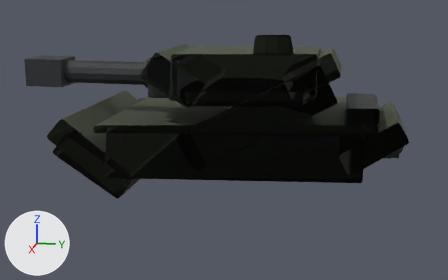
One commit to the glTF model assets/models/map_units/map_unit_library.glb: the scene before it, then after it.
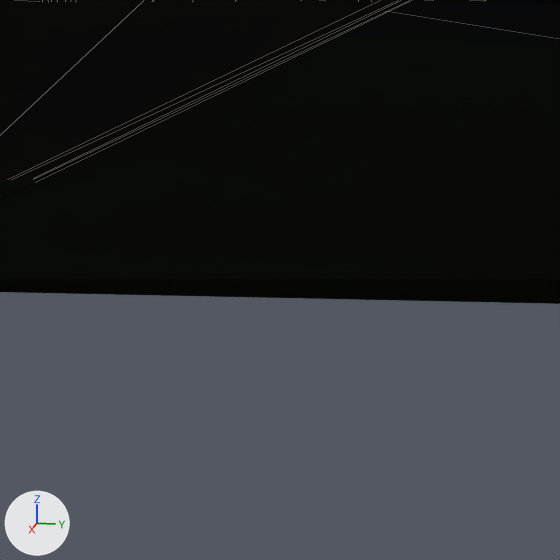
Each version appears first whole from a 50 mm camera at (13.41, 2.25, 4.35) aimed at (-0.63, -0.56, 0.84), and next in a close-up on the part from 47% to 66% of the width and 48% to 79% of the height. Lighting does not change. The marker at lower left points along +X, +Y and +Z. The last two pictures show the newer version. The close-ups show mesh edges as thin lines. Everything nearer to the camera than a plane just in front of the edit is cut away.

The older version as bpy lines, for what is in view:
```python
me_tank_hull_mesh = bpy.data.meshes.new('tank_hull_mesh')
me_tank_hull_mesh.from_pydata(...)  # 336 vertices, 648 faces; spans x -3.1..3.1, y -3.87..3.56, z 0.16..1.99
# faces by material slot: [432, 216]
me_tank_hull_mesh.materials.append(mat_tankhull)  # greyish green #4a5140
me_tank_hull_mesh.materials.append(mat_tanksteel)  # dark grey #3c3d3f
me_tank_track_left_mesh = bpy.data.meshes.new('tank_track_left_mesh')
me_tank_track_left_mesh.from_pydata(...)  # 176 vertices, 312 faces; spans x -3.3..-2.2, y -3.77..3.77, z 0.13..1.29
# faces by material slot: [24, 288]
me_tank_track_left_mesh.materials.append(mat_tanktrack)  # black #24272b
me_tank_track_left_mesh.materials.append(mat_tanksteel)  # dark grey #3c3d3f
me_tank_wreck_mesh = bpy.data.meshes.new('tank_wreck_mesh')
me_tank_wreck_mesh.from_pydata(...)  # 280 vertices, 540 faces; spans x -4.93..3.3, y -3.73..3.5, z 0.01..2.92
me_tank_wreck_mesh.materials.append(mat_tankwreck)  # black #2d2a27
ob_tank_hull = bpy.data.objects.new('tank_hull', me_tank_hull_mesh)
ob_tank_hull.location = (0.0, 0.0, 0.0)
ob_tank_track_left = bpy.data.objects.new('tank_track_left', me_tank_track_left_mesh)
ob_tank_track_left.location = (0.0, 0.0, 0.0)
ob_tank_wreck = bpy.data.objects.new('tank_wreck', me_tank_wreck_mesh)
ob_tank_wreck.location = (0.0, 0.0, 0.0)
```
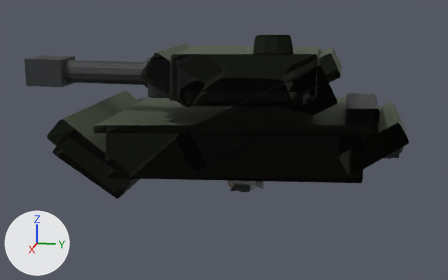
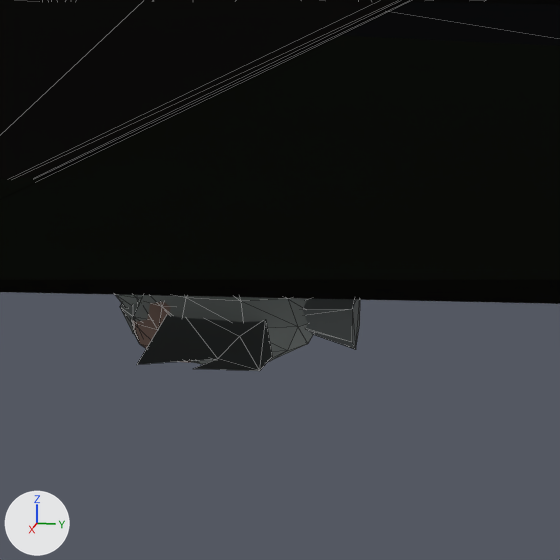
What differs and where, as boxes (x1, y1, x2, y2) in the close-ups (560 x 560 px):
'pigeon_body', added: after (116, 295, 360, 364)
    faces in mat_pigeonbody (grey #909795): (116, 295, 313, 364)
    faces in mat_pigeonwing (grey #767c7c): (303, 299, 360, 350)
    faces in mat_pigeonneck (brown #9e8176): (132, 302, 191, 362)
'pigeon_wing', added: after (137, 315, 272, 371)

Edits to the bpy script that builds the scene:
```text
Add mat_pigeonwing:
    mat_pigeonwing = principled_material('PigeonWing')
    mat_pigeonwing.base_color = (0.18, 0.2, 0.2)  # grey #767c7c
    mat_pigeonwing.roughness = 0.92
Add mat_pigeonneck:
    mat_pigeonneck = principled_material('PigeonNeck')
    mat_pigeonneck.base_color = (0.34, 0.22, 0.18)  # brown #9e8176
    mat_pigeonneck.roughness = 0.8
Add mat_pigeonbody:
    mat_pigeonbody = principled_material('PigeonBody')
    mat_pigeonbody.base_color = (0.28, 0.31, 0.3)  # grey #909795
    mat_pigeonbody.roughness = 0.9
Add mat_pigeonbeak:
    mat_pigeonbeak = principled_material('PigeonBeak')
    mat_pigeonbeak.base_color = (0.58, 0.38, 0.15)  # orange #c8a66c
    mat_pigeonbeak.roughness = 0.75
Add me_pigeon_wing_mesh:
    me_pigeon_wing_mesh.from_pydata([(0.02, -0.16, 0.035), (0.62, -0.18, 0.0), (0.67, 0.02, 0.015), (0.56, 0.23, -0.015), (0.12, 0.18, 0.025), (0.52, 0.08, 0.005), (0.42, 0.25, -0.01), (0.31, 0.12, 0.02)], [], [(0, 1, 5), (0, 5, 7), (7, 5, 3), (5, 2, 3), (7, 3, 4), (7, 4, 0), (3, 6, 4)])
    me_pigeon_wing_mesh.materials.append(mat_pigeonwing)  # grey #767c7c
Add me_pigeon_body_mesh:
    me_pigeon_body_mesh.from_pydata(...)  # a UV sphere (10 segments, 6 rings, poles along z) spanning x -0.171..0.171, y -0.36..0.36, z -0.19..0.19, material slot 0; a UV sphere (8 segments, 5 rings, poles along z) spanning x -0.1..0.1, y -0.394..-0.166, z -0.01..0.21, material slot 0; a UV sphere (10 segments, 6 rings, poles along z) spanning x -0.162..0.162, y -0.33..0.07, z -0.185..0.135, material slot 1; a 6-sided cut cone along y (radius 0.008 at the low end, 0.055 at the high end) spanning x -0.048..0.048, y -0.455..-0.325, z 0.035..0.145, material slot 2; a 6-sided cut cone along y (radius 0.035 at the low end, 0.12 at the high end) spanning x -0.104..0.104, y 0.2..0.48, z -0.105..0.135, material slot 3
    me_pigeon_body_mesh.materials.append(mat_pigeonbody)  # grey #909795
    me_pigeon_body_mesh.materials.append(mat_pigeonneck)  # brown #9e8176
    me_pigeon_body_mesh.materials.append(mat_pigeonbeak)  # orange #c8a66c
    me_pigeon_body_mesh.materials.append(mat_pigeonwing)  # grey #767c7c
Add ob_pigeon_wing:
    ob_pigeon_wing = bpy.data.objects.new('pigeon_wing', me_pigeon_wing_mesh)
    ob_pigeon_wing.location = (0.0, 0.0, 0.0)
Add ob_pigeon_body:
    ob_pigeon_body = bpy.data.objects.new('pigeon_body', me_pigeon_body_mesh)
    ob_pigeon_body.location = (0.0, 0.0, 0.0)
```
